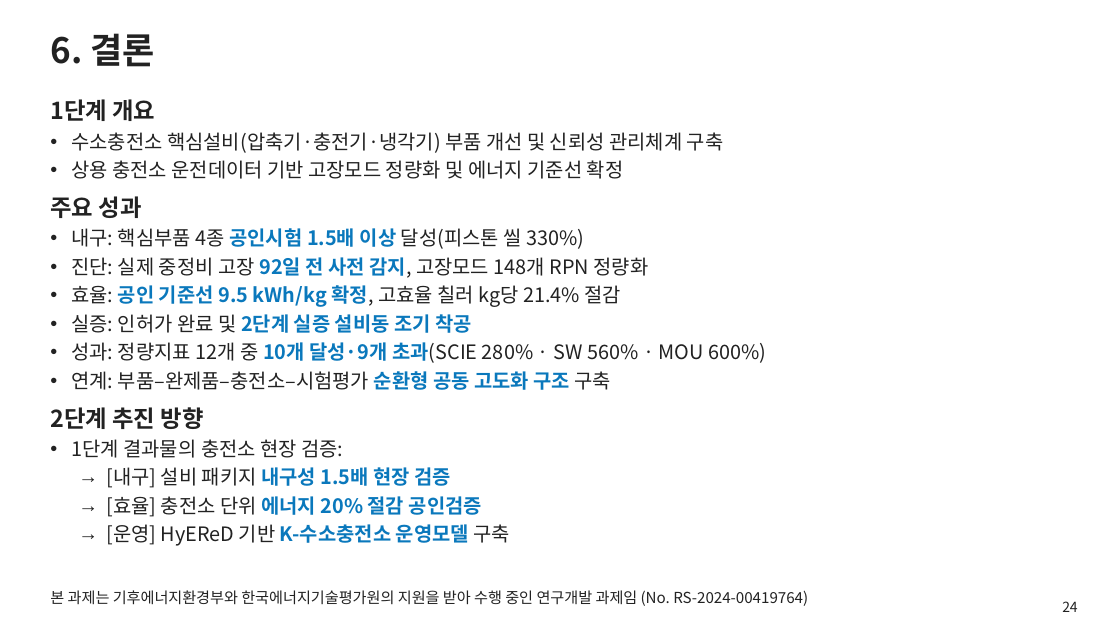
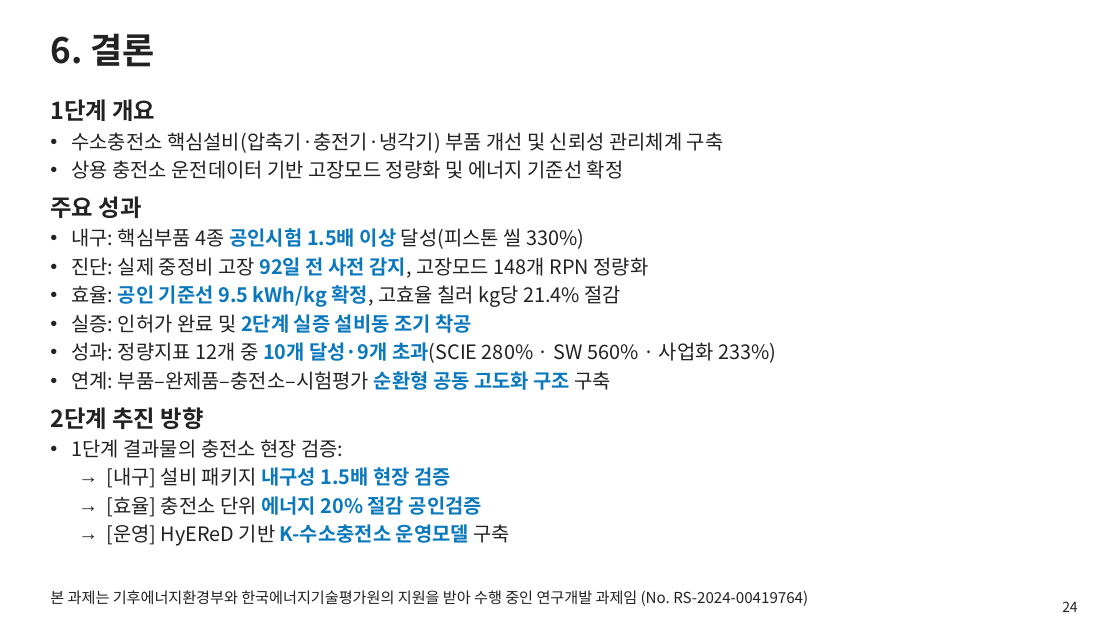
Before and after one commit to jungdw180-debug/h2, a slide deck: slide 24 of slides/1단계_단계평가_본평가판.pptx. Drawn at 1120x630 pixels with LibreOffice and Linux fonts; fonts in the diff are those of the drawing; background and template pictures are left out. Boxes give left, top, right and bottom in pixels: in the first picture for what was removed or moved away, otherwise in the second. Text is boxed around its words. In the diff, an @@ line names an element or a change of style, - is before the commit and + after.

```diff
--- a/slides/1단계_단계평가_본평가판.pptx
+++ b/slides/1단계_단계평가_본평가판.pptx
@@ text at [71,342,776,363]: text changed @@
-• 성과: 정량지표 12개 중 10개 달성·9개 초과(SCIE 280% · SW 560% · MOU 600%)
+• 성과: 정량지표 12개 중 10개 달성·9개 초과(SCIE 280% · SW 560% · 사업화 233%)
```
Also in this commit, not shown: 12 other slides changed, 1 slide added, 9 other files.
